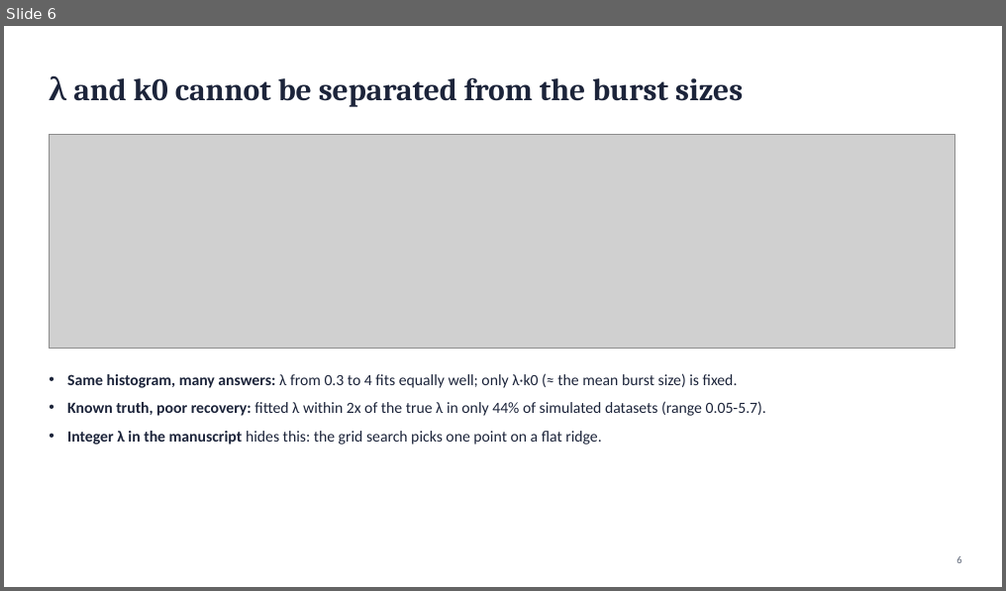
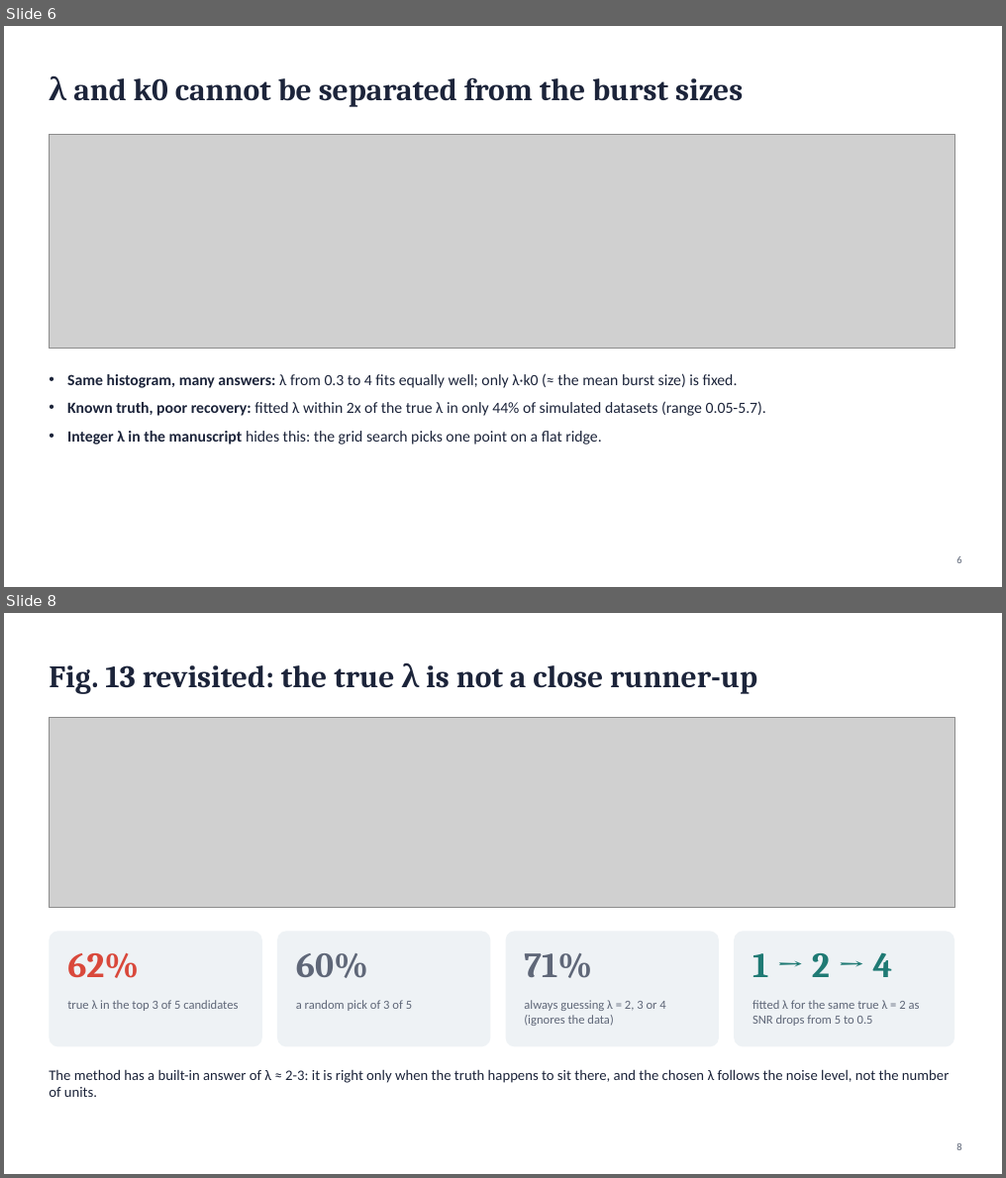
Before and after one commit to amitnelkin/gelMetrics_AN, a slide deck: analysis_outputs/deck/GelMetrics_revision_summary.pptx. Shown one above the other, each under a label of ours: slide 6 before the commit, slides 6 and 8 after it; the slides between them are not shown. The pictures are 1006x591 and 1006x1178 pixels, drawn with LibreOffice and Linux fonts; fonts in the diff are those of the drawing; grey boxes stand for pictures. Boxes give left, top, right and bottom in pixels: in the first picture for what was removed or moved away, otherwise in the second. Text is boxed around its words. In the diff, an @@ line names an element or a change of style, - is before the commit and + after.

```diff
--- a/analysis_outputs/deck/GelMetrics_revision_summary.pptx
+++ b/analysis_outputs/deck/GelMetrics_revision_summary.pptx
@@ slide 8 added at [4,613,1002,1174], background #FFFFFF @@
@@ text added at [49,663,757,694], 30 pt, text #1C243A, bold @@
+Fig. 13 revisited: the true λ is not a close runner-up
@@ picture added at [49,718,954,907] @@
@@ rounded rectangle added at [49,931,262,1048], fill #EEF2F5 @@
@@ rounded rectangle added at [277,931,491,1048], fill #EEF2F5 @@
@@ rounded rectangle added at [506,931,719,1048], fill #EEF2F5 @@
@@ rounded rectangle added at [734,931,954,1048], fill #EEF2F5 @@
@@ text added at [67,954,139,978], 34 pt, text #D9483B, bold @@
+62%
@@ text added at [296,954,368,978], 34 pt, text #5F6778, bold @@
+60%
@@ text added at [524,954,592,978], 34 pt, text #5F6778, bold @@
+71%
@@ text added at [752,953,893,977], 34 pt, text #1F7A74, bold @@
+1 → 2 → 4
@@ text added at [67,1000,238,1011], 12 pt, text #5F6778 @@
+true λ in the top 3 of 5 candidates
@@ text added at [296,1000,412,1011], 12 pt, text #5F6778 @@
+a random pick of 3 of 5
@@ text added at [524,1000,665,1026], 12 pt, text #5F6778 @@
+always guessing λ = 2, 3 or 4 (ignores the data)
@@ text added at [752,1000,920,1026], 12 pt, text #5F6778 @@
+fitted λ for the same true λ = 2 as SNR drops from 5 to 0.5
@@ text added at [49,1069,948,1097], 14 pt, text #1C243A @@
+The method has a built-in answer of λ ≈ 2-3: it is right only when the truth happens to sit there, and the chosen λ follows the noise level, not the number of units.
@@ text added at [956,1144,961,1151], 10 pt, text #5F6778 @@
+8
```
Also in this commit, not shown: 6 slides changed, 1 other slide added, 3 other files.
